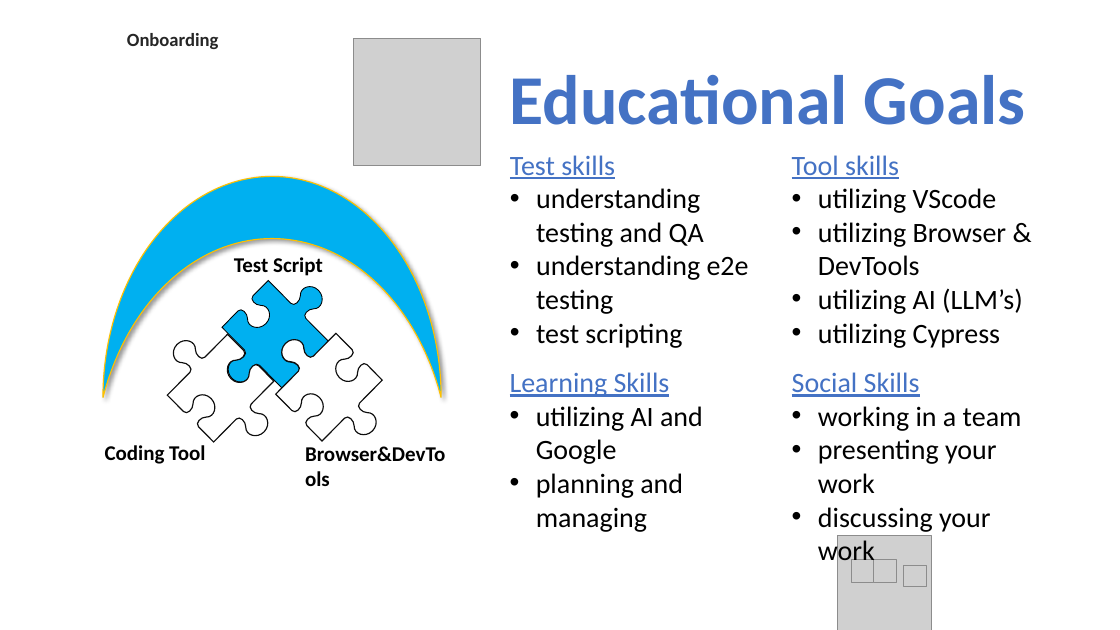
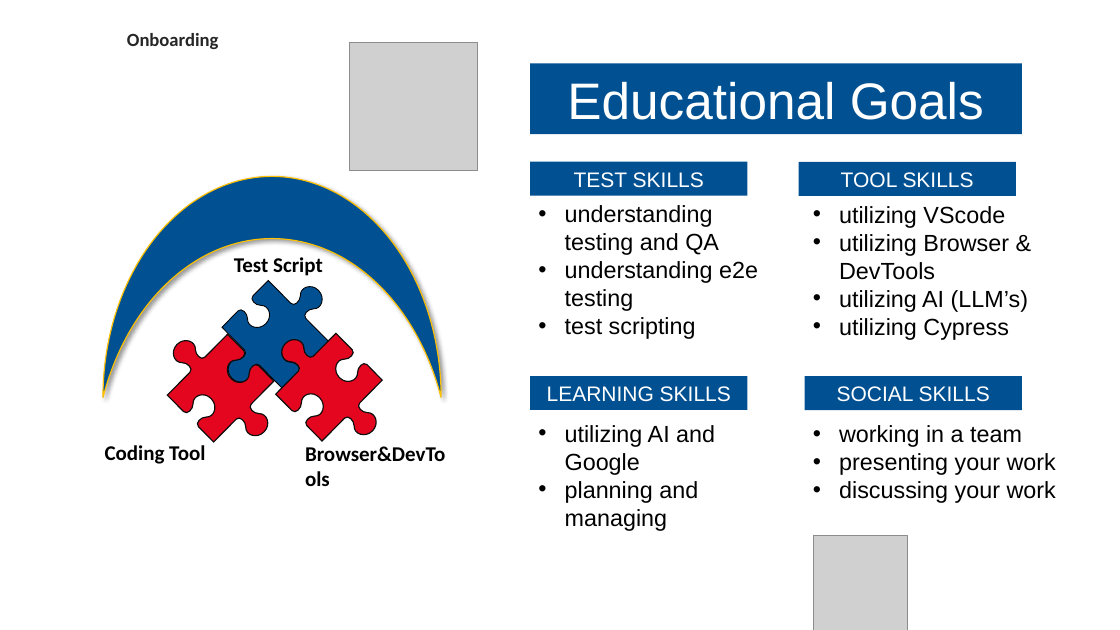
Before and after one commit to DjoolsNL/EersteMaand, a slide deck: slide 29 of A Introductie Voor De Cursist/Eerste Maand Onboarding Kit IT-Line BEE LKQ.pptx (slide 31 before the commit). Drawn at 1120x630 pixels with LibreOffice and Linux fonts; fonts in the diff are those of the drawing; grey boxes stand for pictures; background and template pictures are left out. Boxes give left, top, right and bottom in pixels: in the first picture for what was removed or moved away, otherwise in the second. Text is boxed around its words. In the diff, an @@ line names an element or a change of style, - is before the commit and + after.

```diff
--- a/A Introductie Voor De Cursist/Eerste Maand Onboarding Kit IT-Line BEE LKQ.pptx
+++ b/A Introductie Voor De Cursist/Eerste Maand Onboarding Kit IT-Line BEE LKQ.pptx
@@ picture: place and size @@
-picture at bbox=[353, 38, 481, 166]
+picture at bbox=[350, 43, 477, 171]
@@ rectangle "Educational Goals": place and size @@
-rectangle "Educational Goals" at bbox=[509, 75, 1026, 125]
+rectangle "Educational Goals" at bbox=[530, 64, 1023, 134]
@@ rectangle "Educational Goals" at bbox=[530, 64, 1023, 134]: size 60 to 44 pt, font Calibri to Arial, text colour #4472C4 to #FFFFFF, bold off; alignment left to centre; vertical alignment top to middle; fill none to #005092 @@
@@ moon at bbox=[103, 176, 441, 397]: fill #00B0F0 to #005092 @@
@@ text at bbox=[510, 155, 615, 179]: paragraph removed @@
-Test skills
@@ text at bbox=[792, 155, 899, 179]: paragraph removed @@
-Tool skills
@@ text "understanding testing and QA": place and size @@
-text "understanding testing and QA" at bbox=[510, 155, 749, 348]
+text "understanding testing and QA" at bbox=[565, 205, 758, 339]
@@ text "utilizing VScode": place and size @@
-text "utilizing VScode" at bbox=[792, 155, 1023, 348]
+text "utilizing VScode" at bbox=[839, 206, 1028, 340]
@@ freeform shape at bbox=[222, 281, 329, 388]: fill #00B0F0 to #005092 @@
@@ freeform shape at bbox=[167, 335, 273, 442]: fill #FFFFFF to #E4051F @@
@@ freeform shape at bbox=[275, 334, 382, 442]: fill #FFFFFF to #E4051F @@
@@ text at bbox=[510, 372, 670, 397]: paragraph removed @@
-Learning Skills
@@ text at bbox=[792, 372, 920, 397]: paragraph removed @@
-Social Skills
@@ group added at bbox=[530, 162, 1023, 410]: 4 rectangles @@
+TEST SKILLS
+TOOL SKILLS
+LEARNING SKILLS
+SOCIAL SKILLS
@@ size 24 to 20 pt, font Calibri to Arial in 4 elements at bbox=[839, 206, 1028, 340], bbox=[839, 425, 1056, 503], bbox=[565, 205, 758, 339], bbox=[565, 425, 715, 531] @@
@@ text "utilizing AI and Google": place and size @@
-text "utilizing AI and Google" at bbox=[510, 372, 703, 532]
+text "utilizing AI and Google" at bbox=[565, 425, 715, 531]
@@ text "working in a team": place and size @@
-text "working in a team" at bbox=[792, 372, 1022, 567]
+text "working in a team" at bbox=[839, 425, 1056, 503]
@@ picture: place and size @@
-picture at bbox=[838, 536, 932, 630]
+picture at bbox=[813, 536, 907, 630]
@@ group removed at bbox=[851, 560, 926, 586]: 4 pictures @@
```
Also in this commit, not shown: 33 other slides changed, 2 slides added, 3 slides removed, 3 other files.
